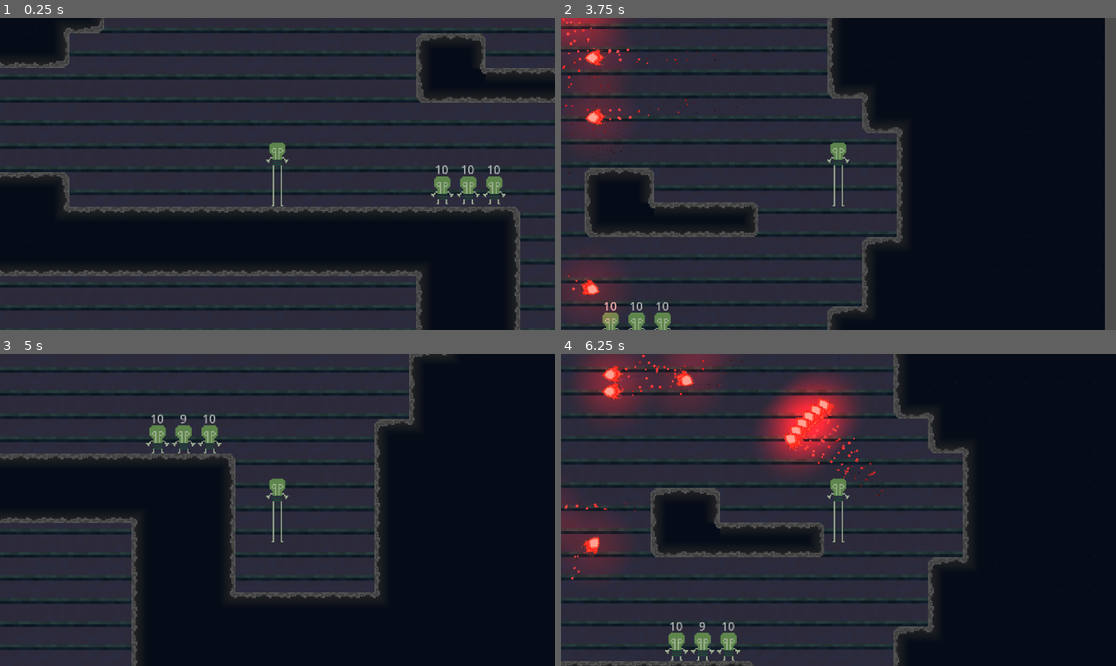
Above: before the commit, frames 1-4 (two rows, left to right).
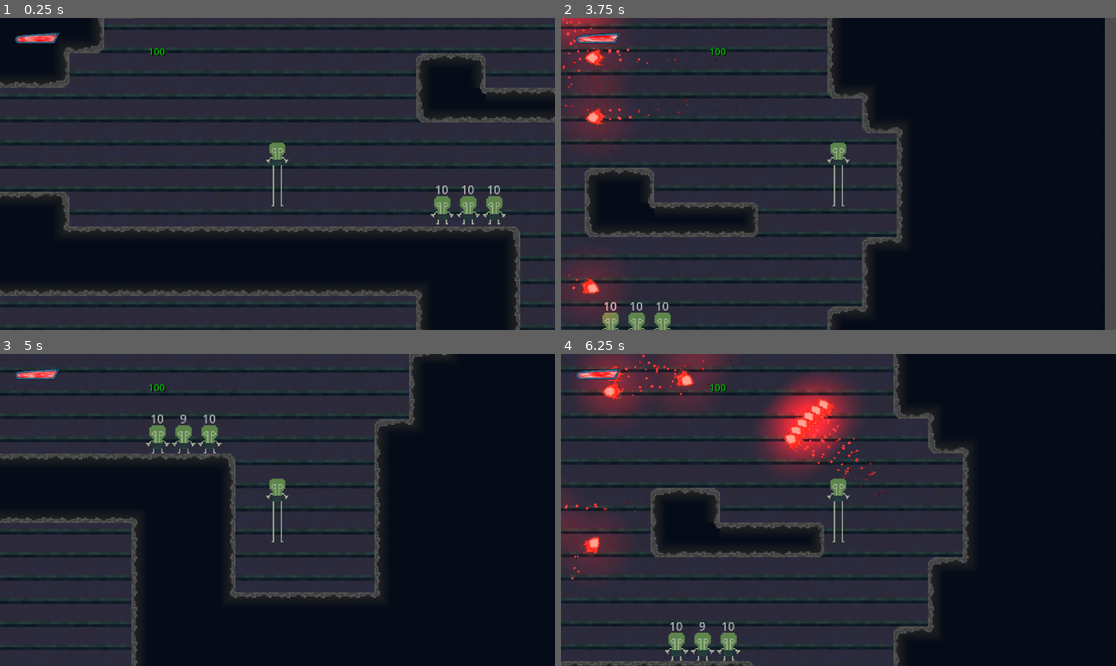
Above: after the commit, the same moments.

Repository: thebrightspark/PirateJam16-Game
Game: Godot game, scene res://Levels/main_test.tscn
The game is run twice, just before and just after one commit, with the same random seed, the same clock (stepped at 60 frames per second) and the same inputs.
Inputs (mouse positions are in pixels of both pictures, inside the frame that each line leads up to):
- Up to frame 1 (0.25 s): no input
- Up to frame 2 (3.75 s): move the mouse to (960, 158) at 0.52 s; hold Space (Jump) 0.53-1.28 s; hold D (Right) 0.53-2.03 s; move the mouse to (727, 189) at 1.27 s; click (727, 189) at 1.35 s; tap Space (Jump) at 1.52, 1.55, 1.82, 3.02, 3.05, 3.32 s; move the mouse to (894, 105) at 2.02 s; hold A (Left) 2.03-2.78 s; hold Space (Jump) 2.03-2.78 s; move the mouse to (810, 236) at 2.77 s; hold D (Right) from 2.78 s (still down); click (810, 236) at 2.85 s; move the mouse to (1005, 220) at 3.52 s; hold Space (Jump) from 3.53 s (still down)
- Up to frame 3 (5 s): tap Enter at 4.25 s; move the mouse to (111, 463) at 4.27 s; release D (Right) at 4.28 s; release Space (Jump) at 4.28 s; hold A (Left) from 4.28 s (still down); click (111, 463) at 4.35 s; tap Space (Jump) at 4.52, 4.55, 4.82 s
- Up to frame 4 (6.25 s): move the mouse to (866, 510) at 5.02 s; release A (Left) at 5.03 s; hold D (Right) 5.03-5.78 s; hold Space (Jump) 5.03-5.78 s; move the mouse to (755, 432) at 5.77 s; hold A (Left) from 5.78 s (still down); click (755, 432) at 5.85 s; tap Space (Jump) at 6.02, 6.05 s

The runs differ from the first frame. In frame 1, 28% of the frame differs, in the area x 0-100%, y 0-100%; in frame 2, 0.4%; in frame 3, 0.3%; in frame 4, 0.3%.

Commit message:
Fix character and enemy anchors

Diff:
--- a/Enemy/enemy.tscn
+++ b/Enemy/enemy.tscn
@@ -10,7 +10,6 @@
 height = 20.0
 
 [node name="Enemy" type="CharacterBody2D"]
-position = Vector2(150, -40)
 collision_layer = 16
 collision_mask = 3
 script = ExtResource("1_1b5mc")
--- a/Levels/main_test.tscn
+++ b/Levels/main_test.tscn
@@ -284,13 +284,14 @@
 shape = SubResource("RectangleShape2D_cek8c")
 
 [node name="Player" parent="." instance=ExtResource("3_c0c7p")]
+position = Vector2(0, -65)
 modifiers = SubResource("Resource_ba3p7")
 
 [node name="Overlay" parent="." node_paths=PackedStringArray("player") instance=ExtResource("4_kbfsw")]
-visible = false
 player = NodePath("../Player")
 
 [node name="Enemy" parent="." instance=ExtResource("5_3ixp8")]
+position = Vector2(150, -40)
 
 [node name="Enemy2" parent="." instance=ExtResource("5_3ixp8")]
 position = Vector2(132, -40)
--- a/Levels/player_controller.gd
+++ b/Levels/player_controller.gd
@@ -58,7 +58,6 @@
 				if velocity.y > -levitate_max_speed:
 					velocity.y = maxf(-levitate_max_speed, velocity.y - (levitate_acceleration * delta))
 					levitate_amount += delta
-				print(levitate_amount)
 				if levitate_amount >= levitate_amount_max:
 					levitating = false
 
--- a/Overlay/overlay.tscn
+++ b/Overlay/overlay.tscn
@@ -41,6 +41,7 @@
 label_settings = ExtResource("3_e61ij")
 
 [node name="VelLabel" type="Label" parent="."]
+visible = false
 offset_left = 12.0
 offset_top = 110.0
 offset_right = 52.0
@@ -49,6 +50,7 @@
 label_settings = ExtResource("4_egu8o")
 
 [node name="VelValueLabel" type="Label" parent="."]
+visible = false
 offset_left = 52.0
 offset_top = 110.0
 offset_right = 122.0
--- a/Projectile/Modifier/modifier_collection.gd
+++ b/Projectile/Modifier/modifier_collection.gd
@@ -21,7 +21,7 @@
 	attributes.pierce = pierce
 	return attributes
 
-func set_modifiers(modifiers: Array[BaseModifier]) -> void:
+func set_modifiers(new_modifiers: Array[BaseModifier]) -> void:
 	bandwidth = 0
 	bounce = 0
 	cooldown = 0
@@ -31,7 +31,7 @@
 	lifesteal = 0
 	multishot = 0
 	pierce = 0
-	for modifier in modifiers:
+	for modifier in new_modifiers:
 		if modifier is BaseModifier:
 			bandwidth += modifier.bandwidth
 			add_modifier(modifier)
--- a/player.tscn
+++ b/player.tscn
@@ -7,7 +7,6 @@
 height = 45.0
 
 [node name="CharacterBody2D" type="CharacterBody2D"]
-position = Vector2(0, -45)
 collision_mask = 50
 script = ExtResource("1_f71sg")
 
